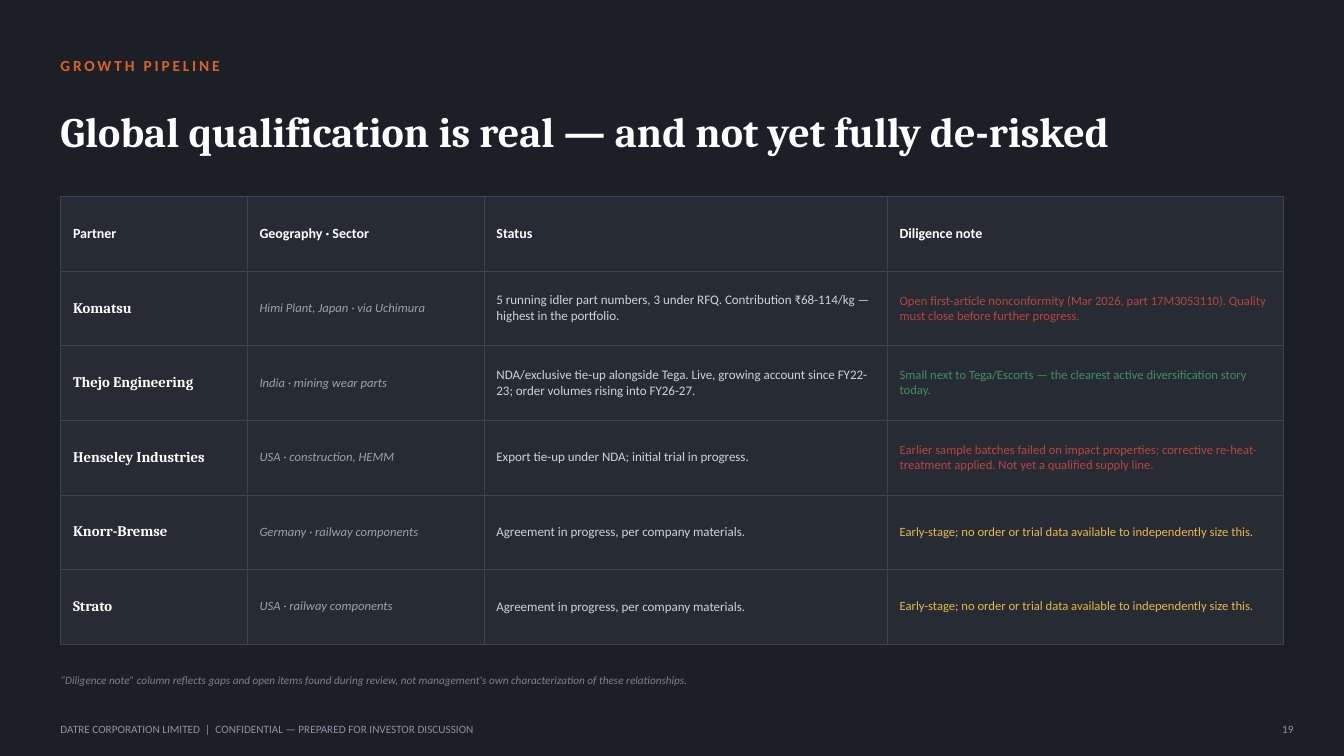
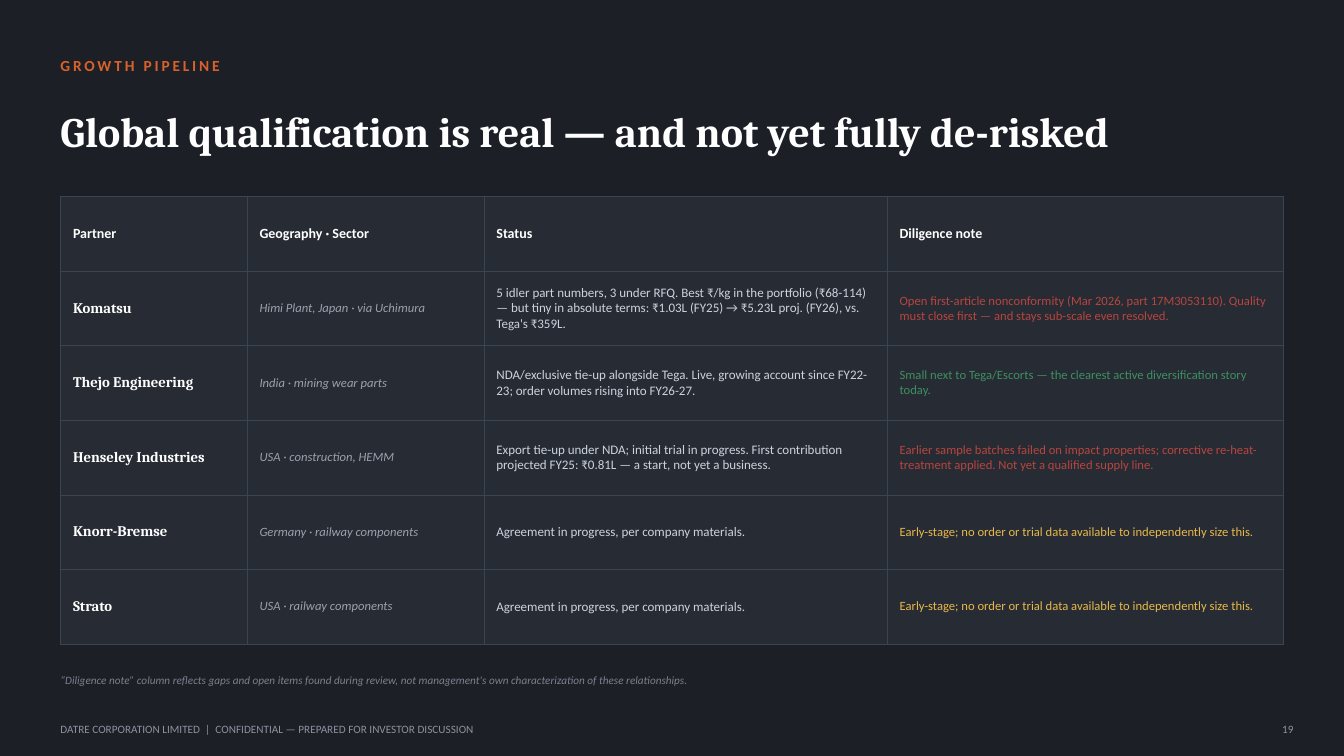
Before and after one commit to indutta/google-drive, a slide deck: slide 19 of investor-pitch/Datre_Corporation_Investor_Pitch.pptx. Drawn at 1344x756 pixels with LibreOffice and Linux fonts; fonts in the diff are those of the drawing. Boxes give left, top, right and bottom in pixels: in the first picture for what was removed or moved away, otherwise in the second. Text is boxed around its words. In the diff, an @@ line names an element or a change of style, - is before the commit and + after.

```diff
--- a/investor-pitch/Datre_Corporation_Investor_Pitch.pptx
+++ b/investor-pitch/Datre_Corporation_Investor_Pitch.pptx
@@ table at [60, 197, 1284, 617] @@
-row 2, column 3: 5 running idler part numbers, 3 under RFQ. Contribution ₹68-114/kg — highest in the portfolio.
+row 2, column 3: 5 idler part numbers, 3 under RFQ. Best ₹/kg in the portfolio (₹68-114) — but tiny in absolute terms: ₹1.03L (FY25) → ₹5.23L proj. (FY26), vs. Tega's ₹359L.
-row 2, column 4: Open first-article nonconformity (Mar 2026, part 17M3053110). Quality must close before further progress.
+row 2, column 4: Open first-article nonconformity (Mar 2026, part 17M3053110). Quality must close first — and stays sub-scale even resolved.
-row 4, column 3: Export tie-up under NDA; initial trial in progress.
+row 4, column 3: Export tie-up under NDA; initial trial in progress. First contribution projected FY25: ₹0.81L — a start, not yet a business.
```
Also in this commit, not shown: 8 other slides changed, 1 other file.
